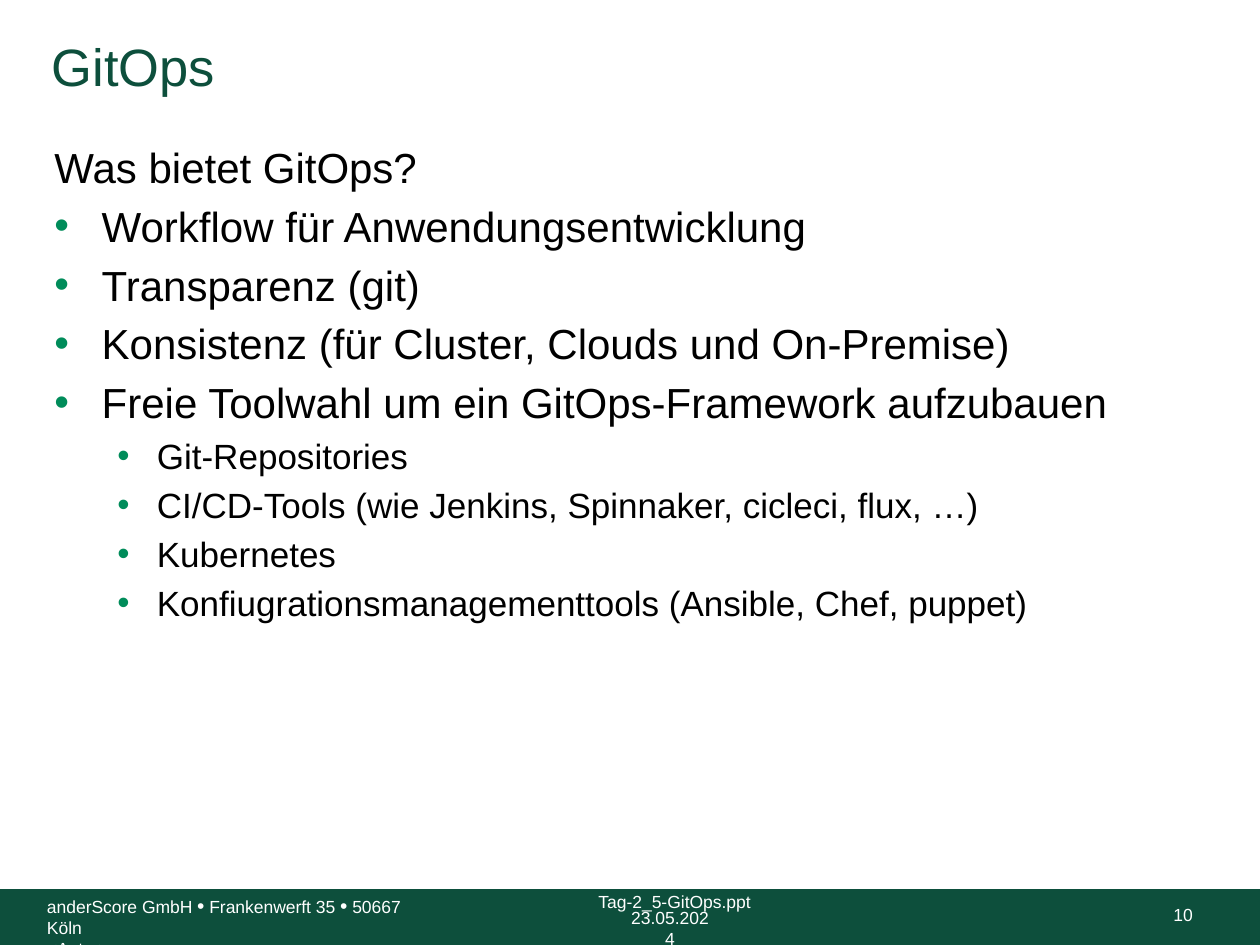
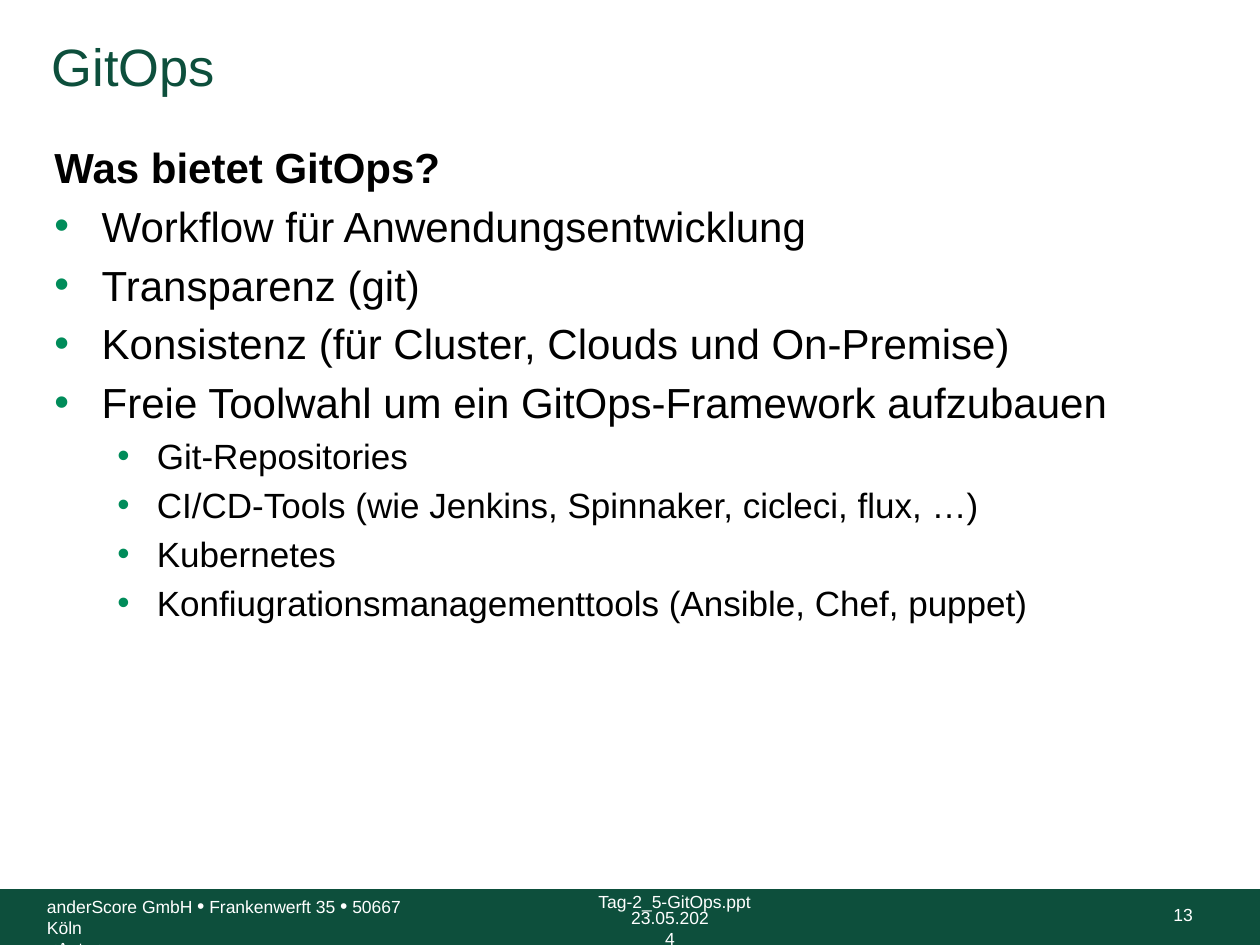
Before and after one commit to anderscore-gmbh/gitlab, a slide deck: slide 13 of slides/Tag-2_5-GitOps.pptx (slide 10 before the commit). Drawn at 1260x945 pixels with LibreOffice and Linux fonts; fonts in the diff are those of the drawing; background and template pictures are left out. Boxes give left, top, right and bottom in pixels: in the first picture for what was removed or moved away, otherwise in the second. Text is boxed around its words. In the diff, an @@ line names an element or a change of style, - is before the commit and + after.

```diff
--- a/slides/Tag-2_5-GitOps.pptx
+++ b/slides/Tag-2_5-GitOps.pptx
@@ text at (54,152,441,192): bold on in "Was bietet GitOps?" @@
@@ page number at (1173,909,1192,921): text changed @@
-10
+13
```
Also in this commit, not shown: 4 other slides changed, 5 slides added, 1 other file.
